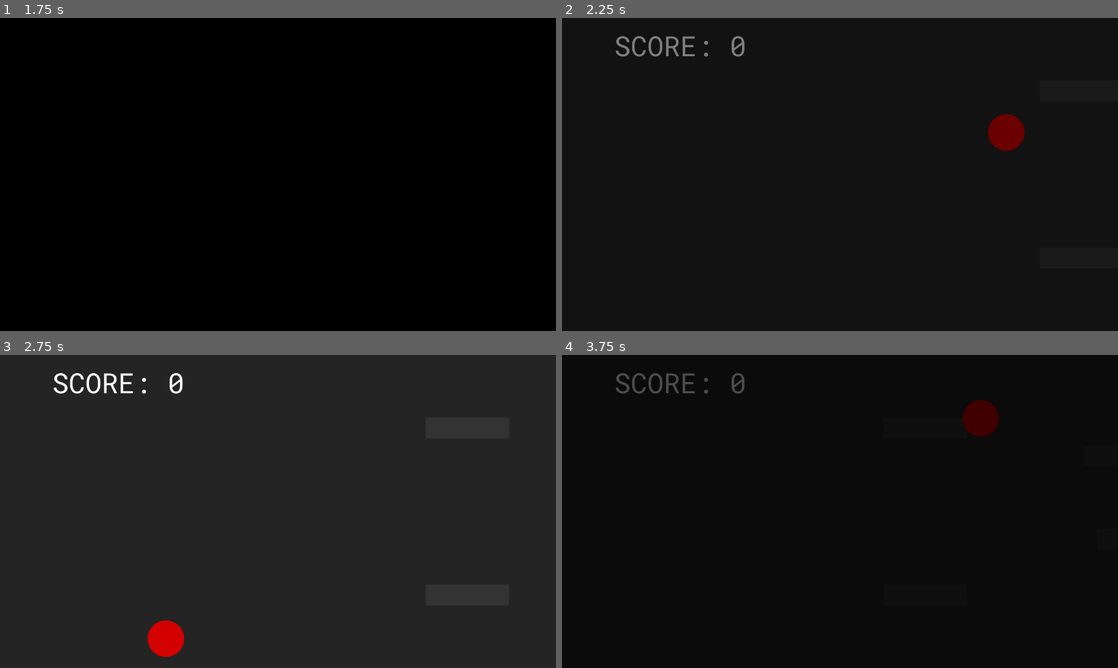
Above: before the commit, frames 1-4 (two rows, left to right).
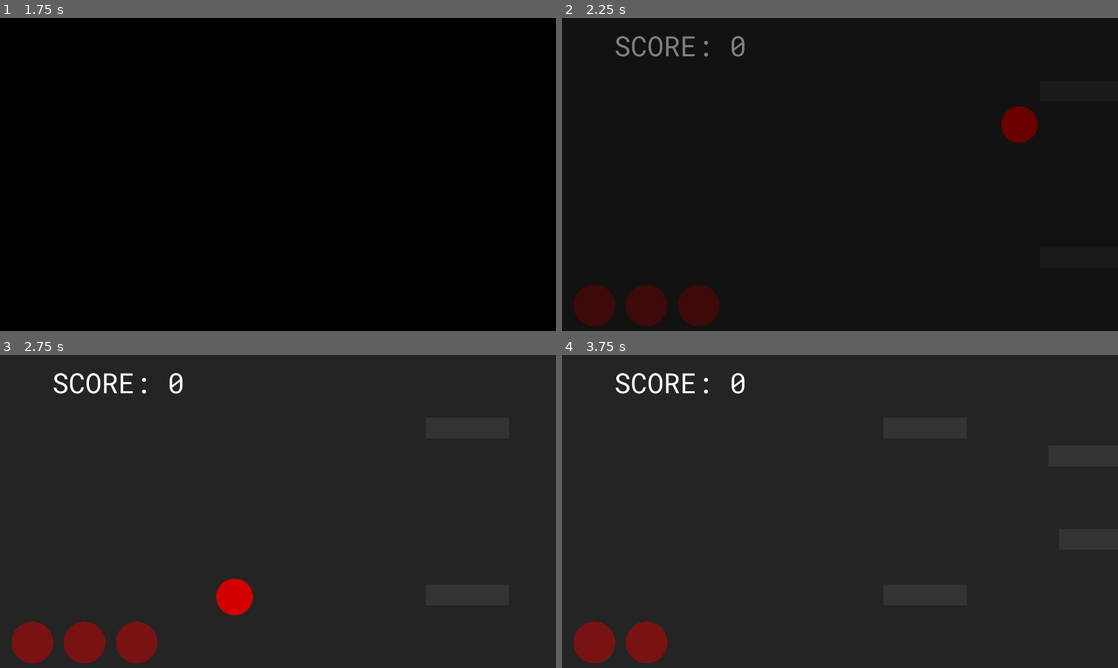
Above: after the commit, the same moments.

Repository: IonAir1/Genre-Mash-Jam
Game: Godot game, scene res://scenes/main menu.tscn
The game is run twice, just before and just after one commit, with the same random seed, the same clock (stepped at 60 frames per second) and the same inputs.
Inputs (mouse positions are in pixels of both pictures, inside the frame that each line leads up to):
- Up to frame 1 (1.75 s): click "PLAY" at 0.5 s; click "PLAY" at 1.25 s
- Up to frame 2 (2.25 s): move the mouse to (962, 158) at 2.02 s; hold D (right) from 2.03 s (still down); click (962, 158) at 2.1 s
- Up to frame 3 (2.75 s): keep holding D (right); tap W (jump) at 2.27, 2.3, 2.57 s
- Up to frame 4 (3.75 s): move the mouse to (728, 527) at 2.77 s; tap W (jump) at 2.85, 3.02, 3.32 s; click (728, 527) at 3.05 s; move the mouse to (895, 442) at 3.52 s; release D (right) at 3.53 s; hold A (left) from 3.53 s (still down); click (895, 442) at 3.6 s

Frame 1 is identical in both runs. In frame 2, 3.0% of the frame differs, in the area x 2-86%, y 28-99%; in frame 3, 3.5%; in frame 4, 100%, in the area x 0-100%, y 0-100%.

Commit message:
Day 2 commit

Diff:
--- a/proj/Global/global.gd
+++ b/proj/Global/global.gd
@@ -6,3 +6,5 @@
 var score = 0
 var highscore = 0
 var enemypos = [0, 0, 0, 0, 0, 0, 0 , 0, 0, 0, 0]
+var lives = 3
+var hurt = 0
--- a/proj/scenes/Player.tscn
+++ b/proj/scenes/Player.tscn
@@ -9,8 +9,6 @@
 
 [node name="Player" type="KinematicBody2D"]
 script = ExtResource( 2 )
-speed = 800
-jump_speed = -1500
 
 [node name="runner" type="Sprite" parent="."]
 scale = Vector2( 0.2, 0.2 )
--- a/proj/scenes/main.tscn
+++ b/proj/scenes/main.tscn
@@ -1,10 +1,11 @@
-[gd_scene load_steps=7 format=2]
+[gd_scene load_steps=8 format=2]
 
 [ext_resource path="res://scenes/Player.tscn" type="PackedScene" id=1]
 [ext_resource path="res://assets/RobotoMono-VariableFont_wght.ttf" type="DynamicFontData" id=2]
 [ext_resource path="res://scripts/main.gd" type="Script" id=3]
 [ext_resource path="res://assets/ground.png" type="Texture" id=4]
 [ext_resource path="res://assets/flyer.png" type="Texture" id=5]
+[ext_resource path="res://assets/swimmer.png" type="Texture" id=6]
 
 [sub_resource type="DynamicFont" id=1]
 size = 64
@@ -77,3 +78,27 @@
 scale = Vector2( 9.04091, 6.34397 )
 z_index = 200
 texture = ExtResource( 4 )
+
+[node name="life" type="Node2D" parent="."]
+modulate = Color( 1, 1, 1, 0.486275 )
+position = Vector2( 26.5412, 613.377 )
+__meta__ = {
+"_edit_group_": true
+}
+
+[node name="1a" type="Sprite" parent="life"]
+scale = Vector2( 0.4, 0.4 )
+texture = ExtResource( 6 )
+offset = Vector2( 120, 120 )
+
+[node name="2a" type="Sprite" parent="life"]
+position = Vector2( 120, 0 )
+scale = Vector2( 0.4, 0.4 )
+texture = ExtResource( 6 )
+offset = Vector2( 120, 120 )
+
+[node name="3a" type="Sprite" parent="life"]
+position = Vector2( 240, 0 )
+scale = Vector2( 0.4, 0.4 )
+texture = ExtResource( 6 )
+offset = Vector2( 120, 120 )
--- a/proj/scenes/paper.tscn
+++ b/proj/scenes/paper.tscn
@@ -11,7 +11,8 @@
 
 [node name="paper" type="KinematicBody2D"]
 scale = Vector2( 0.7, 0.7 )
-collision_layer = 8
+z_index = 10
+collision_layer = 2147483656
 collision_mask = 14
 script = ExtResource( 2 )
 
--- a/proj/scripts/Player.gd
+++ b/proj/scripts/Player.gd
@@ -1,12 +1,13 @@
 extends KinematicBody2D
 
 
-export (int) var speed = 1200
-export (int) var jump_speed = -1800
-export (int) var gravity = 4000
+var speed = 800
+var jump_speed = -1500
+var gravity = 4000
 var paper = preload("res://scenes/paper.tscn")
 var dead = 0
 var fade = 20
+var respawning = 0
 
 var velocity = Vector2.ZERO
 
@@ -40,15 +41,35 @@
 	if Input.is_action_just_pressed("jump"):
 		if is_on_floor():
 			velocity.y = jump_speed
-	position.x -= global.speed
+	if respawning == 0:
+		position.x -= global.speed
 
 
 func _on_detectdead_area_entered(area):
-	if dead == 0:
+	if dead == 0 and global.lives == 0:
+		visible = false
 		dead = 1
 		yield(get_tree().create_timer(0.5), "timeout")
 		get_parent().get_node("fade").visible = true
 		fade()
+	else:
+		if area.name == "player wall":
+			position.y = -80
+			global.shoot = 0
+			gravity = 0
+			velocity.y = 0
+			respawning = 1
+			reset_grav()
+		global.lives -= 1
+		global.hurt = 1
+		yield(get_tree().create_timer(0.01), "timeout")
+		global.hurt = 0
+
+func reset_grav():
+	yield(get_tree().create_timer(4), "timeout")
+	gravity = 4000
+	global.shoot = 1
+	respawning = 0
 
 func fade():
 	yield(get_tree().create_timer(0.02), "timeout")
--- a/proj/scripts/bullet.gd
+++ b/proj/scripts/bullet.gd
@@ -6,6 +6,10 @@
 	if position.x <= -50:
 		queue_free()
 
+func _process(delta):
+	if global.hurt == 1:
+		queue_free()
+
 
 func _on_bullet_area_entered(area):
-	pass # Replace with function body.
+	queue_free()
--- a/proj/scripts/enemy.gd
+++ b/proj/scripts/enemy.gd
@@ -10,12 +10,15 @@
 
 
 func bullet():
-	yield(get_tree().create_timer(rand_range(0.6, 1)), "timeout")
+	yield(get_tree().create_timer(rand_range(0.8, 2)), "timeout")
 	var b = bullet.instance()
 	b.position = position
 	get_parent().add_child(b)
 	bullet()
 
+func _process(delta):
+	if global.hurt == 1:
+		queue_free()
 
 func _on_detect_body_entered(body):
 	yield(get_tree().create_timer(0.01), "timeout")
--- a/proj/scripts/main.gd
+++ b/proj/scripts/main.gd
@@ -7,7 +7,7 @@
 var fade = 20
 
 func platform_spawn():
-	var time = rand_range(0.8, 2.5)
+	var time = rand_range(0.8, 2)
 
 	var p = platform.instance()
 	p.position.x = 1400
@@ -18,7 +18,7 @@
 	platform_spawn()
 
 func platform_spawn2():
-	var time = rand_range(0.8, 2.5)
+	var time = rand_range(0.8, 2)
 
 	var p = platform.instance()
 	p.position.x = 1400
@@ -78,6 +78,22 @@
 		$ghostplayer.visible = false
 	$score/score.text = "SCORE: " + str(global.score)
 
+	if global.lives >= 3:
+		get_node("life/3a").visible = true
+	else:
+		get_node("life/3a").visible = false
+	if global.lives >= 2:
+		get_node("life/2a").visible = true
+	else:
+		get_node("life/2a").visible = false
+	if global.lives >= 1:
+		get_node("life/1a").visible = true
+	else:
+		get_node("life/1a").visible = false
+
+
+
+
 func _physics_process(delta):
 	$ghostplayer.position.x = $Player.position.x
 	$ghostplayer.scale.y = 1 + ($Player.position.y / 600)
@@ -85,6 +101,7 @@
 
 func _ready():
 	randomize()
+	global.lives = 3
 	$ghostplayer.position.y = -10
 	$fade.position = Vector2(641, 315)
 	global.enemy_count = 0
--- a/proj/scripts/paper.gd
+++ b/proj/scripts/paper.gd
@@ -6,7 +6,7 @@
 func _ready():
 	velocity = get_parent().get_node("Player/rotate/displaced").global_position - get_parent().get_node("Player").global_position
 	velocity.normalized()
-	velocity = velocity*150
+	velocity = velocity*120
 	pass
 
 func _physics_process(delta):
@@ -24,3 +24,7 @@
 func _on_killballdetect_area_entered(area):
 	global.shoot += 1
 	queue_free()
+
+func _process(delta):
+	if global.hurt == 1:
+		queue_free()
